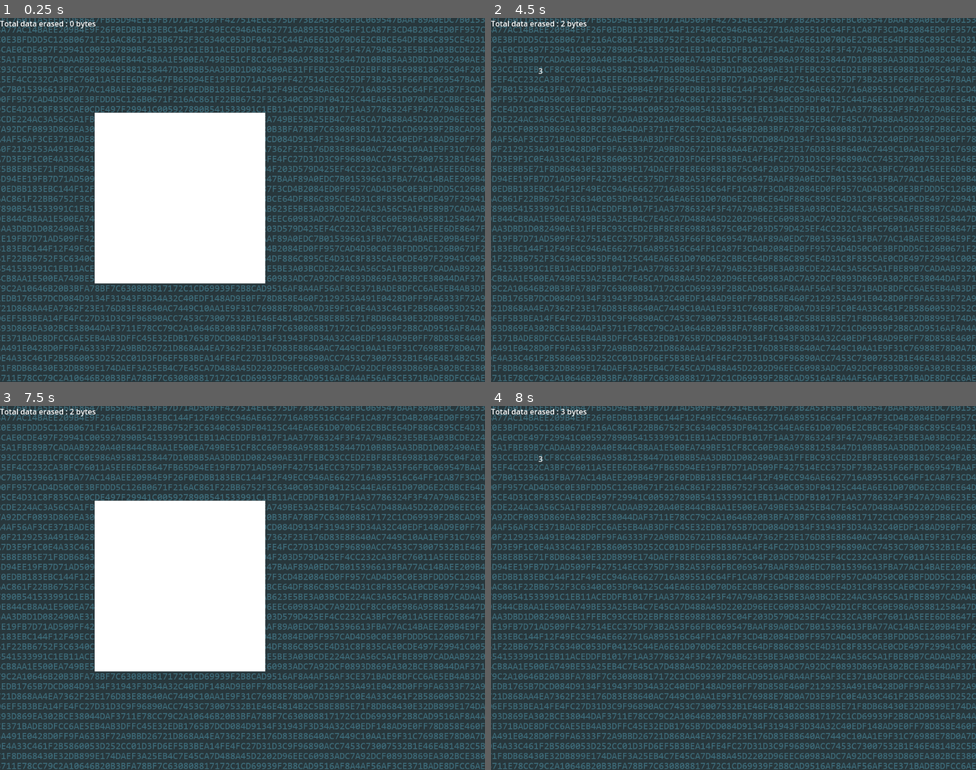
Above: before the commit, frames 1-4 (two rows, left to right).
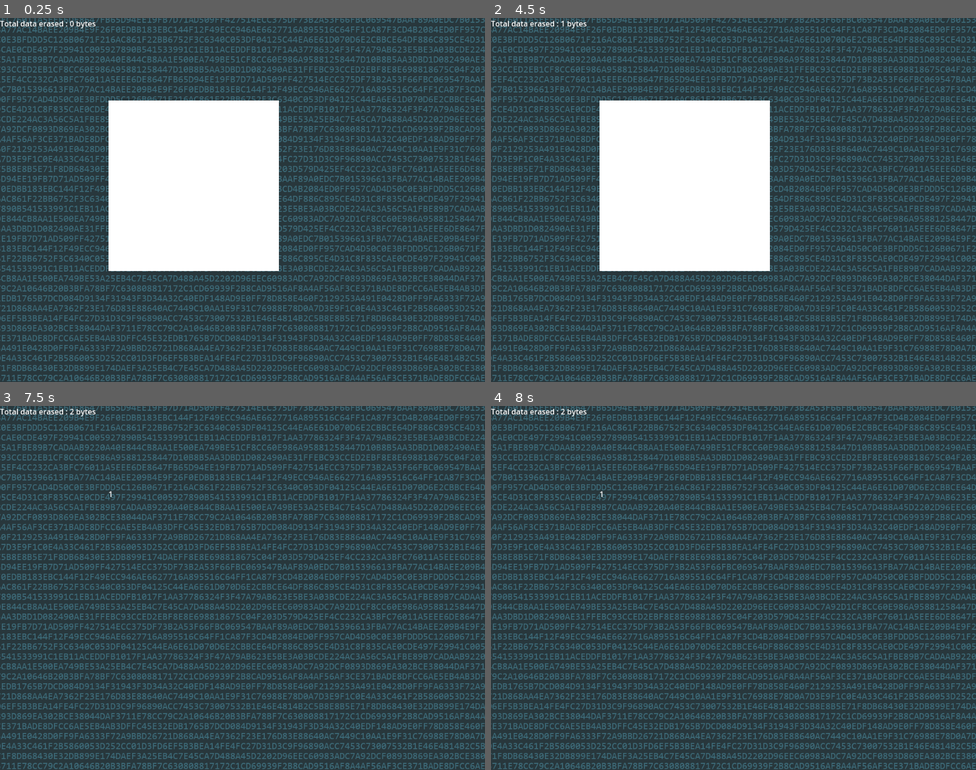
Above: after the commit, the same moments.

Repository: Silvester56/dataphobic
Game: Godot game, scene res://scenes/game.tscn
Two runs of this game, one before a commit and one after it. Both use one fixed random seed, a clock stepped at 60 frames per second and the inputs below.
Inputs (mouse positions are in pixels of both pictures, inside the frame that each line leads up to):
- Up to frame 1 (0.25 s): no input
- Up to frame 2 (4.5 s): tap Enter at 0.5, 2, 3.5 s; move the mouse to (670, 196) at 0.52 s; click (670, 196) at 0.67 s; tap Space at 1.25, 2.75, 4.25 s; move the mouse to (636, 218) at 1.27 s; click (636, 218) at 1.42 s; move the mouse to (782, 119) at 2.02 s; click (782, 119) at 2.17 s; move the mouse to (709, 272) at 2.77 s; click (709, 272) at 2.92 s; move the mouse to (879, 254) at 3.52 s; click (879, 254) at 3.67 s; move the mouse to (588, 145) at 4.27 s; click (588, 145) at 4.42 s
- Up to frame 3 (7.5 s): move the mouse to (266, 588) at 5.02 s; click (266, 588) at 5.17 s; move the mouse to (169, 497) at 5.77 s; click (169, 497) at 5.92 s; move the mouse to (349, 569) at 6.52 s; click (349, 569) at 6.67 s; move the mouse to (145, 606) at 7.27 s; click (145, 606) at 7.42 s
- Up to frame 4 (8 s): no input

The runs differ from the first frame. In frame 1, 5.0% of the frame differs, in the area x 19-58%, y 22-73%; in frame 2, 16%; in frame 3, 17%, in the area x 19-55%, y 23-73%; in frame 4, less than 0.1%.

Commit message:
Add an upgrade manager

Diff:
--- a/scenes/game.tscn
+++ b/scenes/game.tscn
@@ -1,16 +1,18 @@
-[gd_scene load_steps=5 format=3 uid="uid://cu88af33byu3a"]
+[gd_scene load_steps=7 format=3 uid="uid://cu88af33byu3a"]
 
 [ext_resource type="Script" path="res://scripts/data_manager.gd" id="1_84yyt"]
 [ext_resource type="Script" path="res://scripts/game.gd" id="1_k6bqu"]
 [ext_resource type="Texture2D" uid="uid://dfdtbux6slmct" path="res://assets/background.png" id="2_tty7l"]
 [ext_resource type="PackedScene" uid="uid://5aqimhe4epkc" path="res://scenes/data.tscn" id="3_tiuk5"]
+[ext_resource type="Script" path="res://scripts/upgrade_manager.gd" id="4_kh1r3"]
+[ext_resource type="PackedScene" uid="uid://cobn4undmh1ci" path="res://scenes/upgrade.tscn" id="5_d5ues"]
 
 [node name="Game" type="Node2D"]
 script = ExtResource("1_k6bqu")
 
 [node name="DataManager" type="Node2D" parent="."]
 z_index = 1
-position = Vector2(100, 100)
+position = Vector2(229, 174)
 script = ExtResource("1_84yyt")
 Data = ExtResource("3_tiuk5")
 
@@ -22,6 +24,12 @@
 offset_bottom = 23.0
 text = "Placeholder"
 
+[node name="UpgradeManager" type="Node2D" parent="."]
+z_index = 1
+position = Vector2(23, 167)
+script = ExtResource("4_kh1r3")
+Upgrade = ExtResource("5_d5ues")
+
 [node name="Background" type="Sprite2D" parent="."]
 texture = ExtResource("2_tty7l")
 centered = false
--- /dev/null
+++ b/scenes/upgrade.tscn
@@ -0,0 +1,22 @@
+[gd_scene load_steps=2 format=3 uid="uid://cobn4undmh1ci"]
+
+[ext_resource type="Script" path="res://scripts/upgrade.gd" id="1_mrkfo"]
+
+[node name="Upgrade" type="Node2D"]
+script = ExtResource("1_mrkfo")
+
+[node name="Button" type="Button" parent="."]
+offset_right = 8.0
+offset_bottom = 8.0
+text = "ButtonText"
+
+[node name="Label" type="Label" parent="."]
+visible = false
+offset_left = 102.0
+offset_right = 256.0
+offset_bottom = 23.0
+text = "LabelText"
+
+[connection signal="mouse_entered" from="Button" to="." method="_on_button_mouse_entered"]
+[connection signal="mouse_exited" from="Button" to="." method="_on_button_mouse_exited"]
+[connection signal="pressed" from="Button" to="." method="_on_button_pressed"]
--- a/scripts/data_manager.gd
+++ b/scripts/data_manager.gd
@@ -13,7 +13,7 @@
 		for j in range(0, sqrt(dataHandlingCapacity)):
 			tmpData = Data.instantiate()
 			tmpData.connect("data_erased", _on_data_erased)
-			tmpData.setPostionAndScale(position.x + j * squareSize, position.y + i * squareSize, squareSize)
+			tmpData.setPostionAndScale(j * squareSize, i * squareSize, squareSize)
 			add_child(tmpData)
 	dataRemaining = dataHandlingCapacity
 	currentlySearching = false
--- a/scripts/game.gd
+++ b/scripts/game.gd
@@ -5,3 +5,7 @@
 func increaseTotalDataErased() -> void:
 	totalDataErased = totalDataErased + 1
 	$TotalDataErased.text = "Total data erased : " + str(totalDataErased) + " bytes"
+	$UpgradeManager.handleDataErased(totalDataErased)
+
+func increaseGridSize(newSize: int) -> void:
+	$DataManager.dataHandlingCapacity = newSize
--- /dev/null
+++ b/scripts/upgrade.gd
@@ -0,0 +1,19 @@
+extends Node2D
+
+var upgradeIdentifier
+signal upgrade_purchased
+
+func _on_button_mouse_entered() -> void:
+	$Label.visible = true
+
+func _on_button_mouse_exited() -> void:
+	$Label.visible = false
+
+func _on_button_pressed() -> void:
+	emit_signal("upgrade_purchased", upgradeIdentifier)
+	queue_free()
+
+func setProperties(buttonText, labelText, identifier) -> void:
+	$Button.text = buttonText
+	$Label.text = labelText
+	upgradeIdentifier = identifier
--- /dev/null
+++ b/scripts/upgrade_manager.gd
@@ -0,0 +1,26 @@
+extends Node2D
+
+@export var Upgrade: PackedScene
+
+enum upgradeId {
+	GRID_4,
+	GRID_9,
+	GRID_16,
+	GRID_25,
+	GRID_36,
+	GRID_64
+}
+
+func createUpgrade(buttonText, labelText, identifier):
+	var result = Upgrade.instantiate()
+	result.setProperties(buttonText, labelText, identifier)
+	result.connect("upgrade_purchased", _on_upgrade_purchased)
+	return result
+
+func handleDataErased(totalDataErased) -> void:
+	if totalDataErased == 4:
+		add_child(createUpgrade("2x2 grid", "Fetch 4 data blocks at once", upgradeId.GRID_4))
+
+func _on_upgrade_purchased(upgradeIdentifier) -> void:
+	if upgradeIdentifier == upgradeId.GRID_4:
+		get_parent().increaseGridSize(4)
